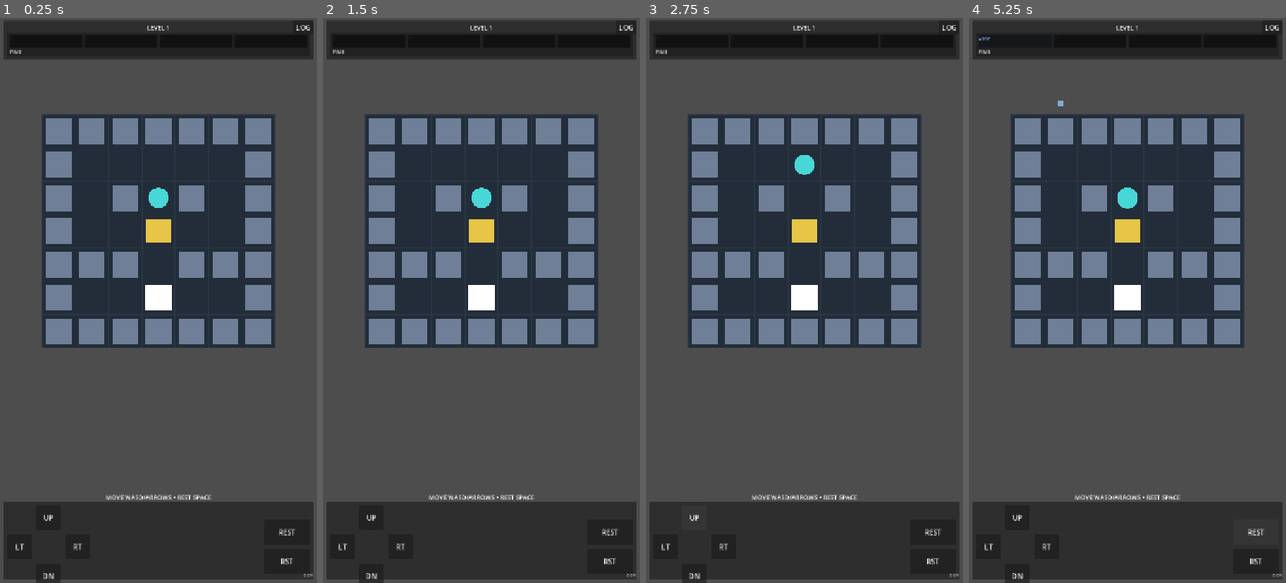
Above: before the commit, frames 1-4 (left to right).
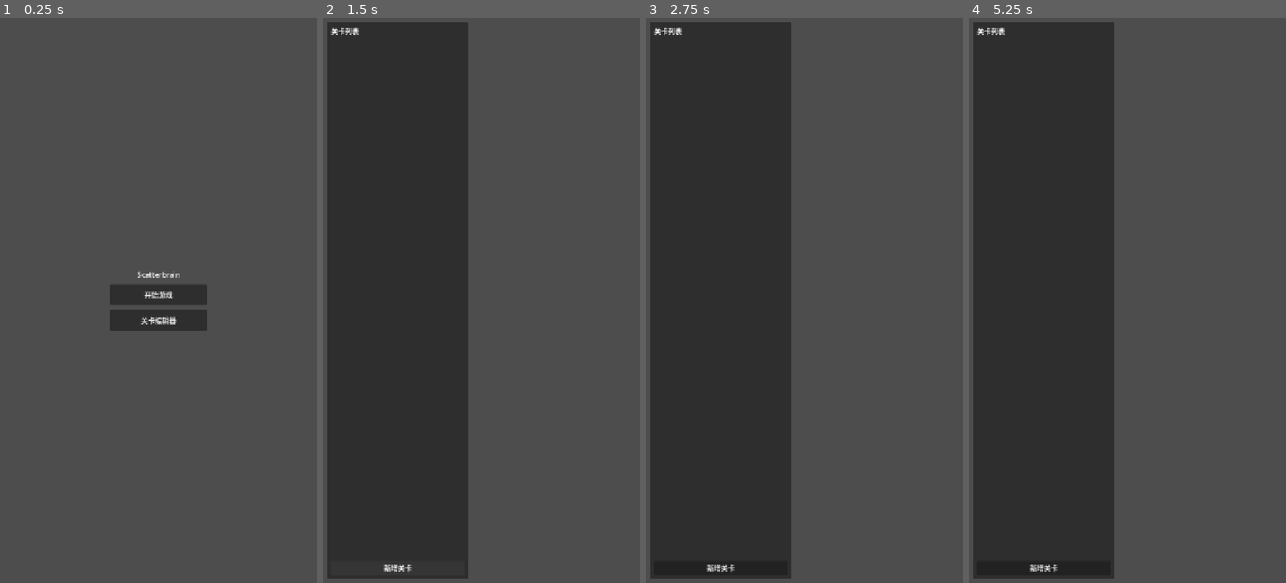
Above: after the commit, the same moments.

Repository: hszqf/Scatterbrain
Game: Godot game, scene res://scenes/app/App.tscn
Two runs of this game, one before a commit and one after it. Both use one fixed random seed, a clock stepped at 60 frames per second and the inputs below.
Inputs (mouse positions are in pixels of both pictures, inside the frame that each line leads up to):
- Up to frame 1 (0.25 s): no input
- Up to frame 2 (1.5 s): click (481, 323) at 0.5 s, where only the run after the commit has a clickable "关卡编辑器"; click (399, 566) at 1.25 s, where only the run after the commit has a clickable "新增关卡"
- Up to frame 3 (2.75 s): click (693, 515) at 2 s, where only the run before the commit has a clickable "UP"
- Up to frame 4 (5.25 s): click (988, 549) at 2.75 s, where only the run before the commit has a clickable "LT"; click (1045, 549) at 3.5 s, where only the run before the commit has a clickable "RT"; click (1016, 577) at 4.25 s, where only the run before the commit has a clickable "DN"; click (1257, 532) at 5 s, where only the run before the commit has a clickable "REST"

The runs differ from the first frame. In frame 1, 49% of the frame differs, in the area x 1-99%, y 0-100%; in frame 2, 56%; in frame 3, 56%; in frame 4, 55%.
Error after the commit: Invalid access to property or key 'pressed' on a base object of type 'null instance'. (res://scripts/level_editor/level_editor_scene.gd:62)

Commit message:
Add in-editor level editor workflow and scene

Diff:
--- /dev/null
+++ b/scenes/level_editor/LevelEditorScene.tscn
@@ -0,0 +1,187 @@
+[gd_scene load_steps=2 format=3]
+
+[ext_resource type="Script" path="res://scripts/level_editor/level_editor_scene.gd" id="1"]
+
+[node name="LevelEditorScene" type="Control"]
+layout_mode = 3
+anchors_preset = 15
+anchor_right = 1.0
+anchor_bottom = 1.0
+grow_horizontal = 2
+grow_vertical = 2
+script = ExtResource("1")
+
+[node name="MainHBox" type="HBoxContainer" parent="."]
+layout_mode = 1
+anchors_preset = 15
+anchor_right = 1.0
+anchor_bottom = 1.0
+offset_left = 10.0
+offset_top = 10.0
+offset_right = -10.0
+offset_bottom = -10.0
+grow_horizontal = 2
+grow_vertical = 2
+theme_override_constants/separation = 10
+
+[node name="ListPanel" type="Panel" parent="MainHBox"]
+custom_minimum_size = Vector2(320, 0)
+layout_mode = 2
+size_flags_vertical = 3
+
+[node name="ListVBox" type="VBoxContainer" parent="MainHBox/ListPanel"]
+layout_mode = 1
+anchors_preset = 15
+anchor_right = 1.0
+anchor_bottom = 1.0
+offset_left = 8.0
+offset_top = 8.0
+offset_right = -8.0
+offset_bottom = -8.0
+grow_horizontal = 2
+grow_vertical = 2
+theme_override_constants/separation = 8
+
+[node name="ListTitle" type="Label" parent="MainHBox/ListPanel/ListVBox"]
+layout_mode = 2
+text = "关卡列表"
+
+[node name="ListScroll" type="ScrollContainer" parent="MainHBox/ListPanel/ListVBox"]
+layout_mode = 2
+size_flags_vertical = 3
+
+[node name="LevelList" type="VBoxContainer" parent="MainHBox/ListPanel/ListVBox/ListScroll"]
+layout_mode = 2
+size_flags_horizontal = 3
+theme_override_constants/separation = 6
+
+[node name="AddLevelButton" type="Button" parent="MainHBox/ListPanel/ListVBox"]
+layout_mode = 2
+text = "新增关卡"
+
+[node name="EditorPanel" type="Panel" parent="MainHBox"]
+layout_mode = 2
+size_flags_horizontal = 3
+size_flags_vertical = 3
+
+[node name="TopVBox" type="VBoxContainer" parent="MainHBox/EditorPanel"]
+layout_mode = 1
+anchors_preset = 15
+anchor_right = 1.0
+anchor_bottom = 1.0
+offset_left = 8.0
+offset_top = 8.0
+offset_right = -8.0
+offset_bottom = -8.0
+grow_horizontal = 2
+grow_vertical = 2
+theme_override_constants/separation = 8
+
+[node name="TitleRow" type="HBoxContainer" parent="MainHBox/EditorPanel/TopVBox"]
+layout_mode = 2
+theme_override_constants/separation = 8
+
+[node name="LevelTitle" type="Label" parent="MainHBox/EditorPanel/TopVBox/TitleRow"]
+layout_mode = 2
+size_flags_horizontal = 3
+text = "level X · 关卡大小 5 * 5"
+
+[node name="SaveButton" type="Button" parent="MainHBox/EditorPanel/TopVBox/TitleRow"]
+layout_mode = 2
+text = "保存"
+
+[node name="BackButton" type="Button" parent="MainHBox/EditorPanel/TopVBox/TitleRow"]
+layout_mode = 2
+text = "返回列表"
+
+[node name="SizeRow" type="HBoxContainer" parent="MainHBox/EditorPanel/TopVBox"]
+layout_mode = 2
+theme_override_constants/separation = 6
+
+[node name="SizeLabel" type="Label" parent="MainHBox/EditorPanel/TopVBox/SizeRow"]
+layout_mode = 2
+text = "关卡大小"
+
+[node name="SizeXSpin" type="SpinBox" parent="MainHBox/EditorPanel/TopVBox/SizeRow"]
+custom_minimum_size = Vector2(90, 0)
+layout_mode = 2
+min_value = 1.0
+max_value = 64.0
+value = 5.0
+
+[node name="CrossLabel" type="Label" parent="MainHBox/EditorPanel/TopVBox/SizeRow"]
+layout_mode = 2
+text = "*"
+
+[node name="SizeYSpin" type="SpinBox" parent="MainHBox/EditorPanel/TopVBox/SizeRow"]
+custom_minimum_size = Vector2(90, 0)
+layout_mode = 2
+min_value = 1.0
+max_value = 64.0
+value = 5.0
+
+[node name="UpdateSizeButton" type="Button" parent="MainHBox/EditorPanel/TopVBox/SizeRow"]
+layout_mode = 2
+text = "更新"
+
+[node name="CanvasPanel" type="Panel" parent="MainHBox/EditorPanel/TopVBox"]
+custom_minimum_size = Vector2(0, 520)
+layout_mode = 2
+size_flags_vertical = 3
+
+[node name="LevelHost" type="Node2D" parent="MainHBox/EditorPanel/TopVBox/CanvasPanel"]
+
+[node name="ToolbarVBox" type="VBoxContainer" parent="MainHBox/EditorPanel/TopVBox"]
+layout_mode = 2
+theme_override_constants/separation = 6
+
+[node name="ModeRow" type="HBoxContainer" parent="MainHBox/EditorPanel/TopVBox/ToolbarVBox"]
+layout_mode = 2
+theme_override_constants/separation = 6
+
+[node name="ModeLabel" type="Label" parent="MainHBox/EditorPanel/TopVBox/ToolbarVBox/ModeRow"]
+layout_mode = 2
+text = "模式"
+
+[node name="PlaceModeButton" type="Button" parent="MainHBox/EditorPanel/TopVBox/ToolbarVBox/ModeRow"]
+layout_mode = 2
+text = "放置"
+
+[node name="DeleteModeButton" type="Button" parent="MainHBox/EditorPanel/TopVBox/ToolbarVBox/ModeRow"]
+layout_mode = 2
+text = "删除"
+
+[node name="ToolScroll" type="ScrollContainer" parent="MainHBox/EditorPanel/TopVBox/ToolbarVBox"]
+custom_minimum_size = Vector2(0, 56)
+layout_mode = 2
+horizontal_scroll_mode = 1
+vertical_scroll_mode = 0
+
+[node name="ToolRow" type="HBoxContainer" parent="MainHBox/EditorPanel/TopVBox/ToolbarVBox/ToolScroll"]
+layout_mode = 2
+theme_override_constants/separation = 6
+
+[node name="FloorToolButton" type="Button" parent="MainHBox/EditorPanel/TopVBox/ToolbarVBox/ToolScroll/ToolRow"]
+custom_minimum_size = Vector2(120, 44)
+layout_mode = 2
+text = "地块"
+
+[node name="WallToolButton" type="Button" parent="MainHBox/EditorPanel/TopVBox/ToolbarVBox/ToolScroll/ToolRow"]
+custom_minimum_size = Vector2(120, 44)
+layout_mode = 2
+text = "墙"
+
+[node name="BoxToolButton" type="Button" parent="MainHBox/EditorPanel/TopVBox/ToolbarVBox/ToolScroll/ToolRow"]
+custom_minimum_size = Vector2(120, 44)
+layout_mode = 2
+text = "箱子"
+
+[node name="PlayerToolButton" type="Button" parent="MainHBox/EditorPanel/TopVBox/ToolbarVBox/ToolScroll/ToolRow"]
+custom_minimum_size = Vector2(120, 44)
+layout_mode = 2
+text = "玩家(唯一)"
+
+[node name="ExitToolButton" type="Button" parent="MainHBox/EditorPanel/TopVBox/ToolbarVBox/ToolScroll/ToolRow"]
+custom_minimum_size = Vector2(120, 44)
+layout_mode = 2
+text = "过关点(唯一)"
--- a/scenes/menu/MainMenu.tscn
+++ b/scenes/menu/MainMenu.tscn
@@ -1,3 +1,39 @@
-[gd_scene format=3]
+[gd_scene load_steps=2 format=3]
+
+[ext_resource type="Script" path="res://scripts/menu/main_menu.gd" id="1"]
 
 [node name="MainMenu" type="Control"]
+layout_mode = 3
+anchors_preset = 15
+anchor_right = 1.0
+anchor_bottom = 1.0
+grow_horizontal = 2
+grow_vertical = 2
+script = ExtResource("1")
+
+[node name="CenterContainer" type="CenterContainer" parent="."]
+layout_mode = 1
+anchors_preset = 15
+anchor_right = 1.0
+anchor_bottom = 1.0
+grow_horizontal = 2
+grow_vertical = 2
+
+[node name="VBox" type="VBoxContainer" parent="CenterContainer"]
+layout_mode = 2
+theme_override_constants/separation = 10
+
+[node name="Title" type="Label" parent="CenterContainer/VBox"]
+layout_mode = 2
+text = "Scatterbrain"
+horizontal_alignment = 1
+
+[node name="PlayButton" type="Button" parent="CenterContainer/VBox"]
+custom_minimum_size = Vector2(220, 48)
+layout_mode = 2
+text = "开始游戏"
+
+[node name="LevelEditorButton" type="Button" parent="CenterContainer/VBox"]
+custom_minimum_size = Vector2(220, 48)
+layout_mode = 2
+text = "关卡编辑器"
--- a/scripts/app/app.gd
+++ b/scripts/app/app.gd
@@ -1,8 +1,41 @@
 class_name App
 extends Node
 
-## Application entry, opens the game root immediately for v1.
+const MAIN_MENU_SCENE: PackedScene = preload("res://scenes/menu/MainMenu.tscn")
+const GAME_SCENE: PackedScene = preload("res://scenes/game/GameRoot.tscn")
+const LEVEL_EDITOR_SCENE: PackedScene = preload("res://scenes/level_editor/LevelEditorScene.tscn")
+
+var _current_screen: Node
+
+
 func _ready() -> void:
-	var game_scene: PackedScene = preload("res://scenes/game/GameRoot.tscn")
-	var game: Node = game_scene.instantiate()
-	add_child(game)
+	_open_main_menu()
+
+
+func _open_main_menu() -> void:
+	_clear_current_screen()
+	var menu: MainMenu = MAIN_MENU_SCENE.instantiate()
+	menu.play_pressed.connect(_open_game)
+	menu.level_editor_pressed.connect(_open_level_editor)
+	add_child(menu)
+	_current_screen = menu
+
+
+func _open_game() -> void:
+	_replace_with_scene(GAME_SCENE)
+
+
+func _open_level_editor() -> void:
+	_replace_with_scene(LEVEL_EDITOR_SCENE)
+
+
+func _replace_with_scene(scene: PackedScene) -> void:
+	_clear_current_screen()
+	_current_screen = scene.instantiate()
+	add_child(_current_screen)
+
+
+func _clear_current_screen() -> void:
+	if _current_screen != null:
+		_current_screen.queue_free()
+		_current_screen = null
--- /dev/null
+++ b/scripts/level_editor/level_editor_scene.gd
@@ -0,0 +1,429 @@
+@tool
+class_name LevelEditorScene
+extends Control
+
+const LEVEL_ROOT_SCENE: PackedScene = preload("res://scenes/levels/LevelRoot.tscn")
+const LEVELS_DIR: String = "res://scenes/levels"
+const LEVEL_FILE_PREFIX: String = "Level"
+
+enum EditMode {
+	PLACE,
+	DELETE,
+}
+
+enum PaintTool {
+	FLOOR,
+	WALL,
+	BOX,
+	PLAYER,
+	EXIT,
+}
+
+@export var default_level_size: Vector2i = Vector2i(5, 5)
+
+@onready var _list_container: VBoxContainer = $MainHBox/ListPanel/ListScroll/LevelList
+@onready var _add_level_button: Button = $MainHBox/ListPanel/AddLevelButton
+@onready var _editor_panel: Control = $MainHBox/EditorPanel
+@onready var _level_title_label: Label = $MainHBox/EditorPanel/TopVBox/TitleRow/LevelTitle
+@onready var _size_x_spin: SpinBox = $MainHBox/EditorPanel/TopVBox/SizeRow/SizeXSpin
+@onready var _size_y_spin: SpinBox = $MainHBox/EditorPanel/TopVBox/SizeRow/SizeYSpin
+@onready var _size_update_button: Button = $MainHBox/EditorPanel/TopVBox/SizeRow/UpdateSizeButton
+@onready var _save_button: Button = $MainHBox/EditorPanel/TopVBox/TitleRow/SaveButton
+@onready var _back_button: Button = $MainHBox/EditorPanel/TopVBox/TitleRow/BackButton
+@onready var _canvas_panel: Panel = $MainHBox/EditorPanel/TopVBox/CanvasPanel
+@onready var _mode_place_button: Button = $MainHBox/EditorPanel/TopVBox/ToolbarVBox/ModeRow/PlaceModeButton
+@onready var _mode_delete_button: Button = $MainHBox/EditorPanel/TopVBox/ToolbarVBox/ModeRow/DeleteModeButton
+@onready var _tool_floor_button: Button = $MainHBox/EditorPanel/TopVBox/ToolbarVBox/ToolScroll/ToolRow/FloorToolButton
+@onready var _tool_wall_button: Button = $MainHBox/EditorPanel/TopVBox/ToolbarVBox/ToolScroll/ToolRow/WallToolButton
+@onready var _tool_box_button: Button = $MainHBox/EditorPanel/TopVBox/ToolbarVBox/ToolScroll/ToolRow/BoxToolButton
+@onready var _tool_player_button: Button = $MainHBox/EditorPanel/TopVBox/ToolbarVBox/ToolScroll/ToolRow/PlayerToolButton
+@onready var _tool_exit_button: Button = $MainHBox/EditorPanel/TopVBox/ToolbarVBox/ToolScroll/ToolRow/ExitToolButton
+@onready var _level_host: Node2D = $MainHBox/EditorPanel/TopVBox/CanvasPanel/LevelHost
+
+var _mode_group: ButtonGroup = ButtonGroup.new()
+var _tool_group: ButtonGroup = ButtonGroup.new()
+
+var _current_level_root: LevelRoot
+var _current_level_path: String = ""
+var _current_level_name: String = ""
+var _edit_mode: EditMode = EditMode.PLACE
+var _paint_tool: PaintTool = PaintTool.FLOOR
+
+
+func _ready() -> void:
+	if not Engine.is_editor_hint():
+		pass
+	_bind_buttons()
+	_refresh_level_list()
+	_close_editor()
+
+
+func _bind_buttons() -> void:
+	_add_level_button.pressed.connect(_on_add_level_pressed)
+	_size_update_button.pressed.connect(_on_update_size_pressed)
+	_save_button.pressed.connect(_on_save_pressed)
+	_back_button.pressed.connect(_on_back_pressed)
+	_canvas_panel.gui_input.connect(_on_canvas_gui_input)
+
+	_mode_place_button.button_group = _mode_group
+	_mode_delete_button.button_group = _mode_group
+	_mode_place_button.toggle_mode = true
+	_mode_delete_button.toggle_mode = true
+	_mode_place_button.pressed.connect(func() -> void: _set_mode(EditMode.PLACE))
+	_mode_delete_button.pressed.connect(func() -> void: _set_mode(EditMode.DELETE))
+
+	_tool_floor_button.button_group = _tool_group
+	_tool_wall_button.button_group = _tool_group
+	_tool_box_button.button_group = _tool_group
+	_tool_player_button.button_group = _tool_group
+	_tool_exit_button.button_group = _tool_group
+	for button: Button in [_tool_floor_button, _tool_wall_button, _tool_box_button, _tool_player_button, _tool_exit_button]:
+		button.toggle_mode = true
+
+	_tool_floor_button.pressed.connect(func() -> void: _set_tool(PaintTool.FLOOR))
+	_tool_wall_button.pressed.connect(func() -> void: _set_tool(PaintTool.WALL))
+	_tool_box_button.pressed.connect(func() -> void: _set_tool(PaintTool.BOX))
+	_tool_player_button.pressed.connect(func() -> void: _set_tool(PaintTool.PLAYER))
+	_tool_exit_button.pressed.connect(func() -> void: _set_tool(PaintTool.EXIT))
+
+	_set_mode(EditMode.PLACE)
+	_set_tool(PaintTool.FLOOR)
+
+
+func _refresh_level_list() -> void:
+	for child: Node in _list_container.get_children():
+		child.queue_free()
+	for level_path: String in _list_level_paths():
+		var row := HBoxContainer.new()
+		var level_label := Label.new()
+		level_label.size_flags_horizontal = Control.SIZE_EXPAND_FILL
+		level_label.text = _level_name_from_path(level_path)
+		var edit_button := Button.new()
+		edit_button.text = "编辑"
+		edit_button.pressed.connect(func() -> void: _open_level(level_path))
+		var delete_button := Button.new()
+		delete_button.text = "删除"
+		delete_button.pressed.connect(func() -> void: _delete_level(level_path))
+		row.add_child(level_label)
+		row.add_child(edit_button)
+		row.add_child(delete_button)
+		_list_container.add_child(row)
+
+
+func _on_add_level_pressed() -> void:
+	var level_number: int = _next_level_number()
+	var level_name: String = "%s%03d" % [LEVEL_FILE_PREFIX, level_number]
+	var level_path: String = "%s/%s.tscn" % [LEVELS_DIR, level_name]
+	var root: LevelRoot = _create_default_level_root(level_name)
+	if not _save_level_root(root, level_path):
+		return
+	_open_level(level_path)
+	_refresh_level_list()
+
+
+func _open_level(level_path: String) -> void:
+	_close_level_root()
+	var packed: PackedScene = load(level_path)
+	if packed == null:
+		push_error("[LevelEditor] Failed to load level: %s" % level_path)
+		return
+	var instance: Node = packed.instantiate()
+	if instance is not LevelRoot:
+		push_error("[LevelEditor] Scene root is not LevelRoot: %s" % level_path)
+		instance.queue_free()
+		return
+	_current_level_root = instance
+	_current_level_path = level_path
+	_current_level_name = _level_name_from_path(level_path)
+	_level_host.add_child(_current_level_root)
+	_current_level_root.auto_rebuild_in_editor = false
+	_current_level_root.rebuild_grid()
+	_align_level_root()
+	_sync_level_header()
+	_editor_panel.visible = true
+
+
+func _delete_level(level_path: String) -> void:
+	if _current_level_path == level_path:
+		_close_editor()
+	var error: int = DirAccess.remove_absolute(level_path)
+	if error != OK:
+		push_error("[LevelEditor] Failed to delete %s (code %d)" % [level_path, error])
+	_refresh_level_list()
+
+
+func _close_editor() -> void:
+	_close_level_root()
+	_current_level_path = ""
+	_current_level_name = ""
+	_editor_panel.visible = false
+
+
+func _close_level_root() -> void:
+	if _current_level_root != null:
+		_current_level_root.queue_free()
+		_current_level_root = null
+
+
+func _on_back_pressed() -> void:
+	_close_editor()
+
+
+func _on_update_size_pressed() -> void:
+	if _current_level_root == null:
+		return
+	var width: int = maxi(int(_size_x_spin.value), 1)
+	var height: int = maxi(int(_size_y_spin.value), 1)
+	_current_level_root.grid_size = Vector3i(width, height, 1)
+	_current_level_root.rebuild_grid()
+	_align_level_root()
+	_sync_level_header()
+	_save_current_level()
+
+
+func _on_save_pressed() -> void:
+	_save_current_level()
+
+
+func _save_current_level() -> void:
+	if _current_level_root == null or _current_level_path.is_empty():
+		return
+	_save_level_root(_current_level_root, _current_level_path)
+	_refresh_level_list()
+
+
+func _save_level_root(level_root: LevelRoot, level_path: String) -> bool:
+	if level_root == null:
+		return false
+	var packed := PackedScene.new()
+	var pack_error: int = packed.pack(level_root)
+	if pack_error != OK:
+		push_error("[LevelEditor] Pack scene failed: %s (code %d)" % [level_path, pack_error])
+		return false
+	var save_error: int = ResourceSaver.save(packed, level_path)
+	if save_error != OK:
+		push_error("[LevelEditor] Save scene failed: %s (code %d)" % [level_path, save_error])
+		return false
+	return true
+
+
+func _sync_level_header() -> void:
+	if _current_level_root == null:
+		return
+	_level_title_label.text = "%s · 关卡大小 %d * %d" % [
+		_current_level_name,
+		_current_level_root.grid_size.x,
+		_current_level_root.grid_size.y,
+	]
+	_size_x_spin.value = _current_level_root.grid_size.x
+	_size_y_spin.value = _current_level_root.grid_size.y
+
+
+func _on_canvas_gui_input(event: InputEvent) -> void:
+	if _current_level_root == null:
+		return
+	if event is InputEventMouseButton and event.pressed and event.button_index == MOUSE_BUTTON_LEFT:
+		var mouse_event: InputEventMouseButton = event
+		var coord: Vector3i = _mouse_to_coord(mouse_event.position)
+		if coord.x < 0:
+			return
+		_apply_tool_at(coord)
+		_save_current_level()
+		accept_event()
+
+
+func _mouse_to_coord(local_mouse_pos: Vector2) -> Vector3i:
+	if _current_level_root == null:
+		return Vector3i(-1, -1, -1)
+	var local_to_level: Vector2 = local_mouse_pos - _current_level_root.position
+	var cell_size: int = maxi(_current_level_root.cell_size, 1)
+	var x: int = int(floor(local_to_level.x / float(cell_size)))
+	var y: int = int(floor(local_to_level.y / float(cell_size)))
+	if x < 0 or y < 0 or x >= _current_level_root.grid_size.x or y >= _current_level_root.grid_size.y:
+		return Vector3i(-1, -1, -1)
+	return Vector3i(x, y, 0)
+
+
+func _apply_tool_at(coord: Vector3i) -> void:
+	if _current_level_root == null:
+		return
+	var cell: LevelCell = _find_cell(coord)
+	if cell == null:
+		return
+	if _edit_mode == EditMode.PLACE:
+		_apply_place(cell)
+	else:
+		_apply_delete(cell)
+
+
+func _apply_place(cell: LevelCell) -> void:
+	match _paint_tool:
+		PaintTool.FLOOR:
+			cell.has_floor = true
+		PaintTool.WALL:
+			cell.has_floor = true
+			cell.content_type = LevelCell.CellContentType.WALL
+			cell.is_player_spawn = false
+			cell.is_exit = false
+		PaintTool.BOX:
+			cell.has_floor = true
+			cell.content_type = LevelCell.CellContentType.BOX
+			cell.is_player_spawn = false
+			cell.is_exit = false
+		PaintTool.PLAYER:
+			_clear_player_spawn()
+			cell.has_floor = true
+			cell.content_type = LevelCell.CellContentType.EMPTY
+			cell.is_player_spawn = true
+			cell.is_exit = false
+		PaintTool.EXIT:
+			_clear_exit()
+			cell.has_floor = true
+			cell.content_type = LevelCell.CellContentType.EMPTY
+			cell.is_exit = true
+			cell.is_player_spawn = false
+
+
+func _apply_delete(cell: LevelCell) -> void:
+	match _paint_tool:
+		PaintTool.FLOOR:
+			cell.has_floor = false
+		PaintTool.WALL:
+			if cell.content_type == LevelCell.CellContentType.WALL:
+				cell.content_type = LevelCell.CellContentType.EMPTY
+		PaintTool.BOX:
+			if cell.content_type == LevelCell.CellContentType.BOX:
+				cell.content_type = LevelCell.CellContentType.EMPTY
+		PaintTool.PLAYER:
+			cell.is_player_spawn = false
+		PaintTool.EXIT:
+			cell.is_exit = false
+
+
+func _clear_player_spawn() -> void:
+	if _current_level_root == null:
+		return
+	for cell: LevelCell in _all_cells():
+		cell.is_player_spawn = false
+
+
+func _clear_exit() -> void:
+	if _current_level_root == null:
+		return
+	for cell: LevelCell in _all_cells():
+		cell.is_exit = false
+
+
+func _find_cell(coord: Vector3i) -> LevelCell:
+	for cell: LevelCell in _all_cells():
+		if cell.coord == coord:
+			return cell
+	return null
+
+
+func _all_cells() -> Array[LevelCell]:
+	if _current_level_root == null:
+		return []
+	var cells: Array[LevelCell] = []
+	var grid: Node = _current_level_root.get_node_or_null("Grid")
+	if grid == null:
+		return cells
+	for slice_node: Node in grid.get_children():
+		for cell_node: Node in slice_node.get_children():
+			if cell_node is LevelCell:
+				cells.append(cell_node)
+	return cells
+
+
+func _align_level_root() -> void:
+	if _current_level_root == null:
+		return
+	_current_level_root.position = Vector2(12, 12)
+
+
+func _set_mode(mode: EditMode) -> void:
+	_edit_mode = mode
+	_mode_place_button.button_pressed = mode == EditMode.PLACE
+	_mode_delete_button.button_pressed = mode == EditMode.DELETE
+
+
+func _set_tool(tool: PaintTool) -> void:
+	_paint_tool = tool
+	_tool_floor_button.button_pressed = tool == PaintTool.FLOOR
+	_tool_wall_button.button_pressed = tool == PaintTool.WALL
+	_tool_box_button.button_pressed = tool == PaintTool.BOX
+	_tool_player_button.button_pressed = tool == PaintTool.PLAYER
+	_tool_exit_button.button_pressed = tool == PaintTool.EXIT
+
+
+func _level_name_from_path(path: String) -> String:
+	return path.get_file().trim_suffix(".tscn")
+
+
+func _list_level_paths() -> Array[String]:
+	var result: Array[String] = []
+	var dir: DirAccess = DirAccess.open(LEVELS_DIR)
+	if dir == null:
+		return result
+	dir.list_dir_begin()
+	while true:
+		var file_name: String = dir.get_next()
+		if file_name.is_empty():
+			break
+		if dir.current_is_dir():
+			continue
+		if not file_name.begins_with(LEVEL_FILE_PREFIX) or not file_name.ends_with(".tscn"):
+			continue
+		result.append("%s/%s" % [LEVELS_DIR, file_name])
+	dir.list_dir_end()
+	result.sort()
+	return result
+
+
+func _next_level_number() -> int:
+	var max_number: int = 0
+	for level_path: String in _list_level_paths():
+		var level_name: String = _level_name_from_path(level_path)
+		var suffix: String = level_name.trim_prefix(LEVEL_FILE_PREFIX)
+		if suffix.is_valid_int():
+			max_number = maxi(max_number, suffix.to_int())
+	return max_number + 1
+
+
+func _create_default_level_root(level_name: String) -> LevelRoot:
+	var root: LevelRoot = LEVEL_ROOT_SCENE.instantiate()
+	root.name = level_name
+	root.auto_rebuild_in_editor = false
+	root.grid_size = Vector3i(default_level_size.x, default_level_size.y, 1)
+	root.rebuild_grid()
+	for cell: LevelCell in _all_cells_for(root):
+		cell.has_floor = true
+		cell.content_type = LevelCell.CellContentType.EMPTY
+		cell.is_player_spawn = false
+		cell.is_exit = false
+	var spawn_cell: LevelCell = _find_cell_in(root, Vector3i(0, 0, 0))
+	if spawn_cell != null:
+		spawn_cell.is_player_spawn = true
+	var exit_cell: LevelCell = _find_cell_in(root, Vector3i(default_level_size.x - 1, default_level_size.y - 1, 0))
+	if exit_cell != null:
+		exit_cell.is_exit = true
+	return root
+
+
+func _all_cells_for(level_root: LevelRoot) -> Array[LevelCell]:
+	var cells: Array[LevelCell] = []
+	var grid: Node = level_root.get_node_or_null("Grid")
+	if grid == null:
+		return cells
+	for slice_node: Node in grid.get_children():
+		for cell_node: Node in slice_node.get_children():
+			if cell_node is LevelCell:
+				cells.append(cell_node)
+	return cells
+
+
+func _find_cell_in(level_root: LevelRoot, coord: Vector3i) -> LevelCell:
+	for cell: LevelCell in _all_cells_for(level_root):
+		if cell.coord == coord:
+			return cell
+	return null
--- /dev/null
+++ b/scripts/menu/main_menu.gd
@@ -0,0 +1,10 @@
+class_name MainMenu
+extends Control
+
+signal play_pressed
+signal level_editor_pressed
+
+
+func _ready() -> void:
+	$CenterContainer/VBox/PlayButton.pressed.connect(func() -> void: play_pressed.emit())
+	$CenterContainer/VBox/LevelEditorButton.pressed.connect(func() -> void: level_editor_pressed.emit())
Not shown, changed: docs/ENGINEERING_RULES.md
